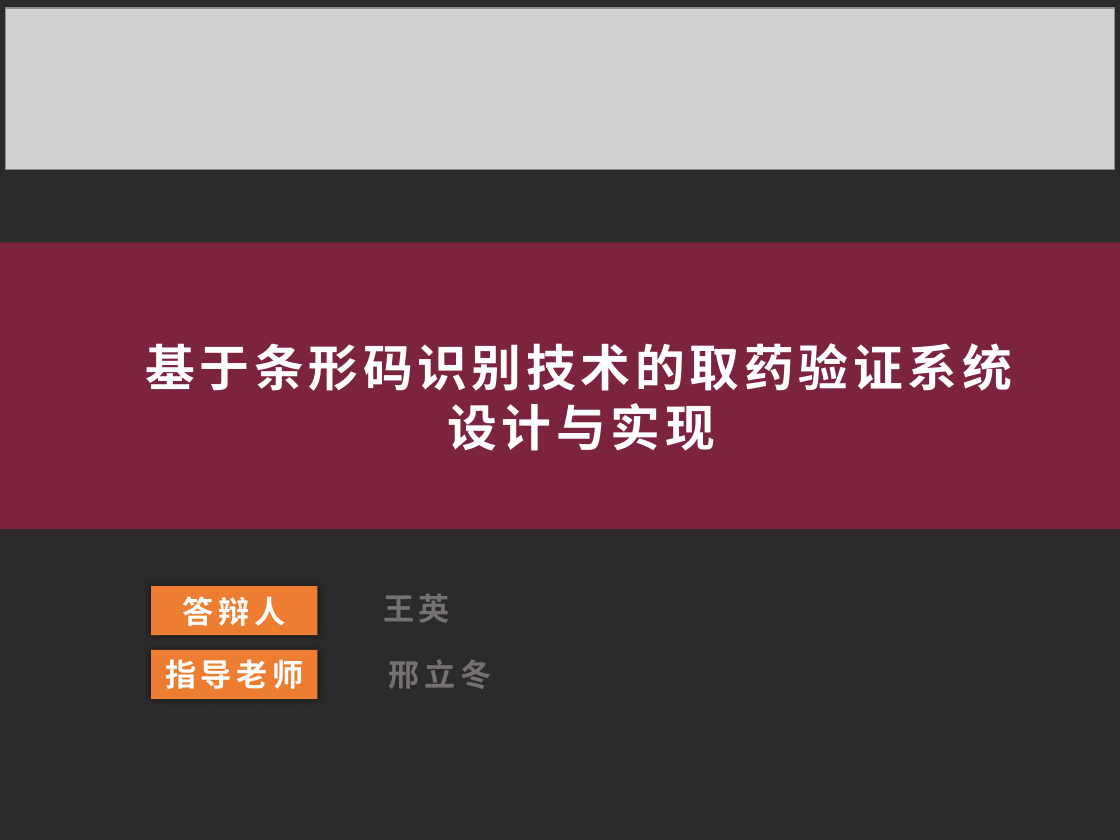
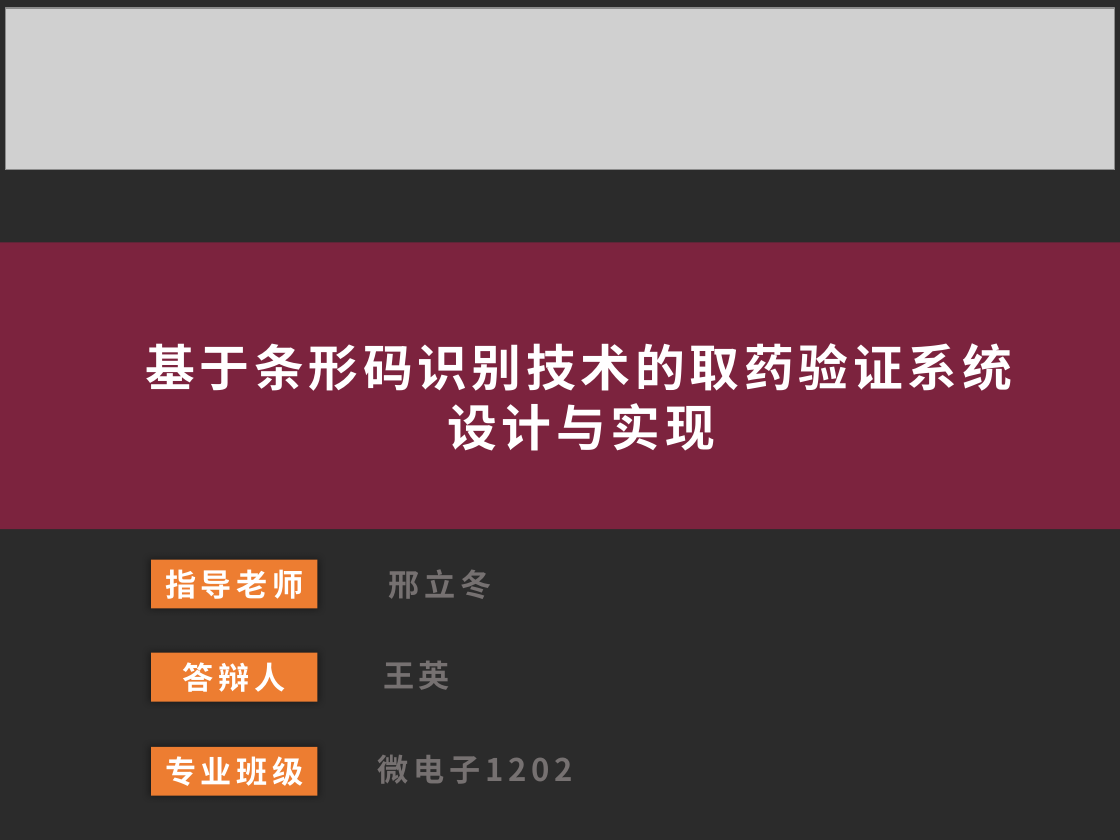
Before and after one commit to wangcherry/2016GraduationThesis, a slide deck: slide 1 of wangying/毕业答辩--王英.pptx. Drawn at 1120x840 pixels with LibreOffice and Linux fonts; fonts in the diff are those of the drawing; grey boxes stand for pictures; background and template pictures are left out; a plain dark background stands for a picture behind light text. Boxes give left, top, right and bottom in pixels: in the first picture for what was removed or moved away, otherwise in the second. Text is boxed around its words. In the diff, an @@ line names an element or a change of style, - is before the commit and + after.

```diff
--- a/wangying/毕业答辩--王英.pptx
+++ b/wangying/毕业答辩--王英.pptx
@@ rectangle "指导老师": place and size @@
-rectangle "指导老师" at (151,650,317,699)
+rectangle "指导老师" at (151,560,317,609)
@@ text "邢立冬": place and size @@
-text "邢立冬" at (389,659,492,689)
+text "邢立冬" at (389,569,492,599)
@@ rectangle "答辩人": place and size @@
-rectangle "答辩人" at (151,586,317,635)
+rectangle "答辩人" at (151,653,317,702)
@@ text "王英": place and size @@
-text "王英" at (383,594,450,623)
+text "王英" at (383,661,450,690)
@@ rectangle added at (151,747,317,796), fill #ED7D31, 20 pt, text #FFFFFF, bold @@
+专业班级
@@ text added at (378,755,573,784), 20 pt, text #767171, bold @@
+微电子1202
```
Also in this commit, not shown: 10 other slides changed, 5 other files.
